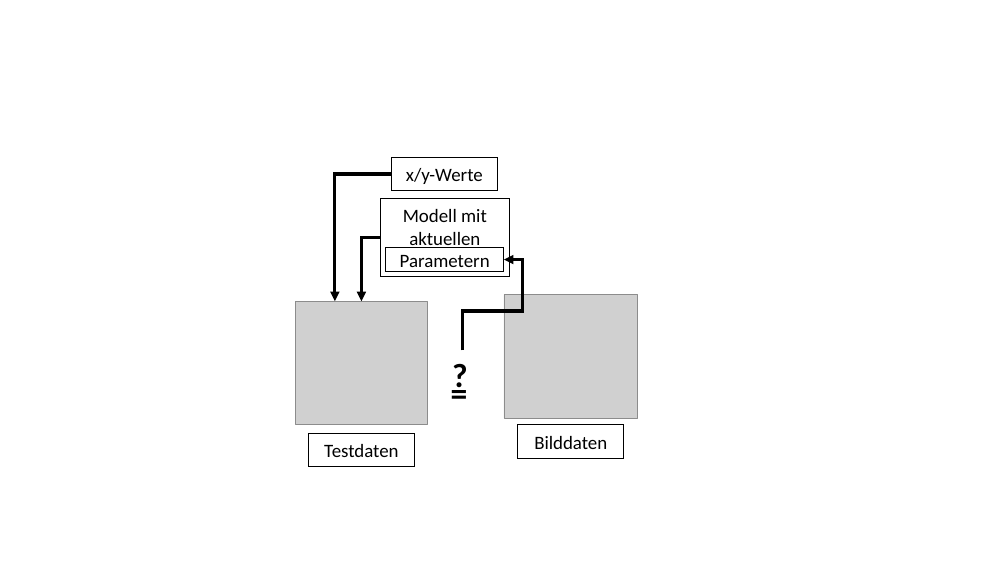
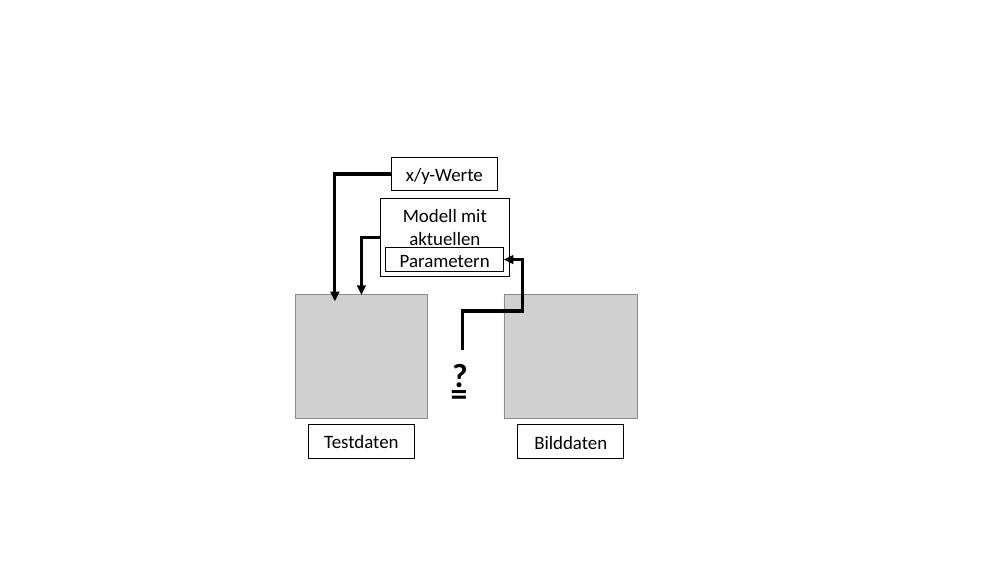
Before and after one commit to claryguru/BA_epics_camera, a slide deck: slide 6 of Dokumentation/erstellte_Abbildungen.pptx. Drawn at 1008x567 pixels with LibreOffice and Linux fonts; fonts in the diff are those of the drawing; grey boxes stand for pictures. Boxes give left, top, right and bottom in pixels: in the first picture for what was removed or moved away, otherwise in the second. Text is boxed around its words. In the diff, an @@ line names an element or a change of style, - is before the commit and + after.

```diff
--- a/Dokumentation/erstellte_Abbildungen.pptx
+++ b/Dokumentation/erstellte_Abbildungen.pptx
@@ elbow arrow moved from (380, 237) - (361, 301) to (380, 237) - (361, 295) @@
@@ picture: place and size @@
-picture at [296,301,427,424]
+picture at [296,295,427,418]
@@ rectangle "Testdaten": place and size @@
-rectangle "Testdaten" at [309,433,414,467]
+rectangle "Testdaten" at [309,424,414,458]
```
Also in this commit, not shown: 1 other slide changed, 1 slide added, 1 slide removed, 6 other files.
